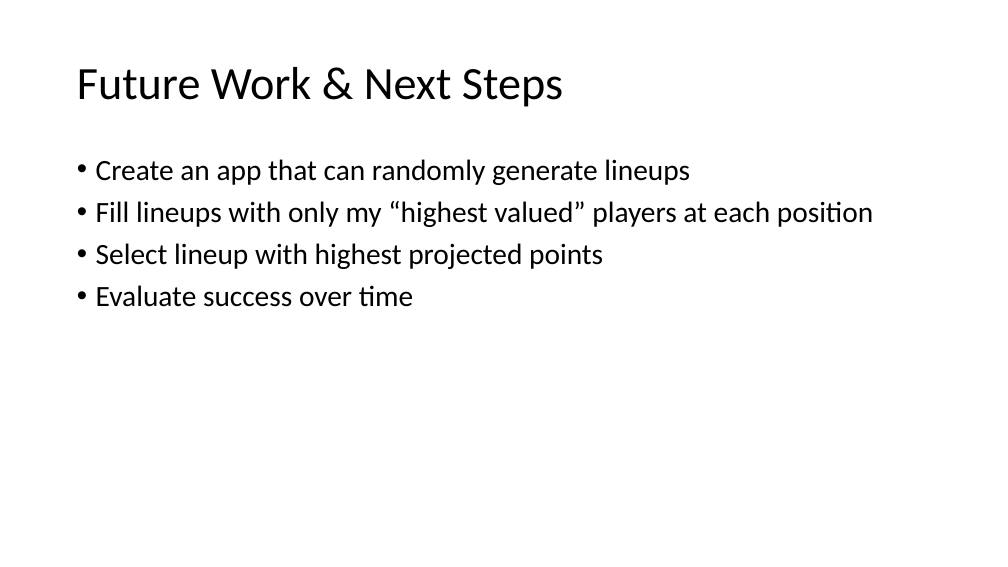
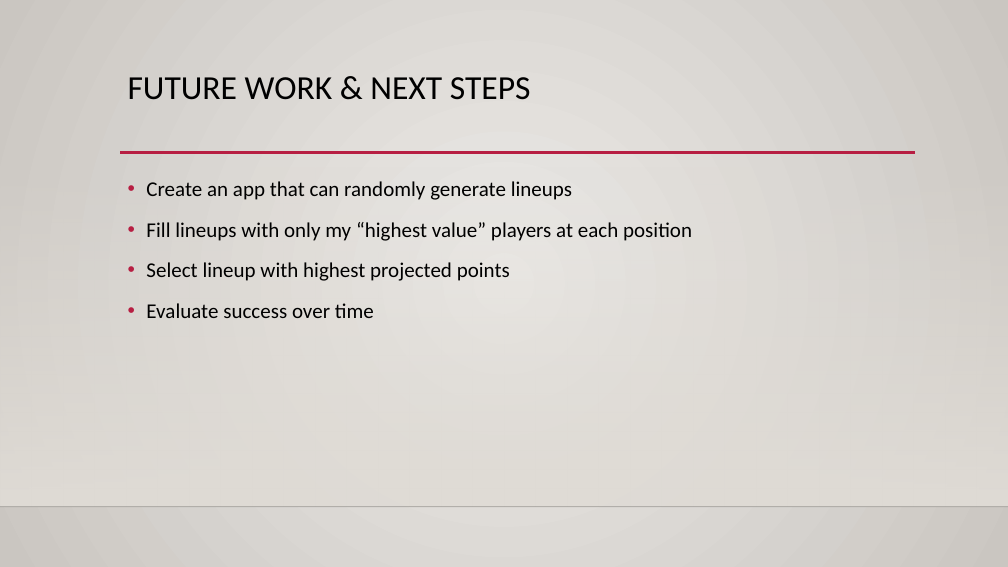
Before and after one commit to hjgoode3/NYCDSA_Python_Project, a slide deck: slide 12 of HG_Project_Presentation.pptx. Drawn at 1008x567 pixels with LibreOffice and Linux fonts; fonts in the diff are those of the drawing; background and template pictures are left out. Boxes give left, top, right and bottom in pixels: in the first picture for what was removed or moved away, otherwise in the second. Text is boxed around its words. In the diff, an @@ line names an element or a change of style, - is before the commit and + after.

```diff
--- a/HG_Project_Presentation.pptx
+++ b/HG_Project_Presentation.pptx
@@ background #FFFFFF to gradient #ECEAE7 to #CAC7C1 @@
@@ title "FUTURE WORK & NEXT STEPS" at [128, 77, 531, 100]: vertical alignment middle to top @@
@@ title at [128, 77, 531, 100]: text changed; size 44 to 32 pt @@
-Future Work & Next Steps
+FUTURE WORK & NEXT STEPS
@@ rectangle added at [0, 167, 1008, 507], fill gradient #DFDBD5 @@
@@ text "Create an app that can ...": place and size @@
-text "Create an app that can ..." at [96, 159, 873, 307]
+text "Create an app that can ..." at [146, 181, 692, 318]
@@ line added from (120, 153) to (915, 153), #B71E42 2.5 pt @@
@@ text at [146, 181, 572, 318]: size 28 to 20 pt in "Create an app that can randomly generate ...", "Select lineup with highest projected points", "Evaluate success over time"; line spacing 0.9 to 1.2 @@
@@ text at [146, 222, 692, 241]: text changed; size 28 to 20 pt @@
-• Fill lineups with only my “highest valued” players at each position
+• Fill lineups with only my “highest value” players at each position
@@ line added from (0, 507) to (1008, 507), #000001 1 pt @@
```
Also in this commit, not shown: 11 other slides changed, 1 slide added, 1 slide removed, 5 other files.
